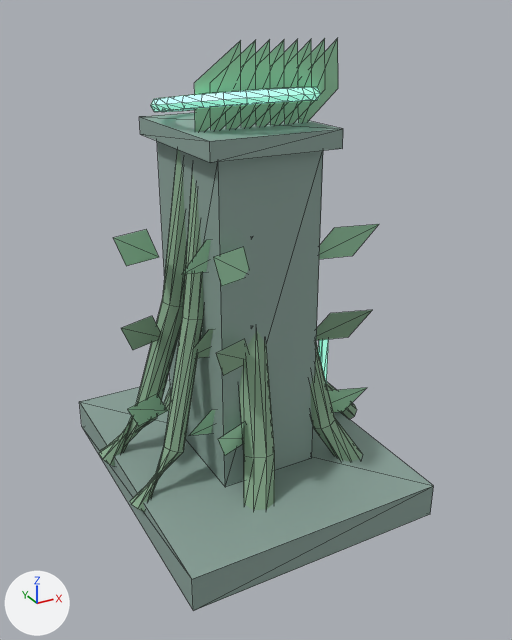
Two versions of the glTF model public/models/midground/verdant-root-tower.glb, one commit apart.
Camera for both pictures: a 50 mm lens placed at (-3.47, -6.75, 5.38), pointed at (0.07, -0.31, 2.16). The axes (+X, +Y, +Z) are drawn at lower left. The lights are the same throughout. The picture after the commit comes second. Mesh edges are drawn as thin lines. Vertices at exactly the same position are counted once.

Before the edit, the objects in view are built like this:
```python
me_verdant_rooting_memory_spire = bpy.data.meshes.new('Verdant rooting memory spire')
me_verdant_rooting_memory_spire.from_pydata(...)  # 534 vertices, 754 faces; spans x -1.64..1.79, y -1.9..1.9, z 0.01..5.12
# faces by material slot: [36, 350, 44, 324]
me_verdant_rooting_memory_spire.materials.append(mat_oxided_structural_alloy)  # grey #97afa7
me_verdant_rooting_memory_spire.materials.append(mat_old_living_vines)  # greyish green #8bae90
me_verdant_rooting_memory_spire.materials.append(mat_foliage_blades)  # green #a9ddb7
me_verdant_rooting_memory_spire.materials.append(mat_spore_lamps)  # green #bff3db, glowing green #69c5ac
ob_verdant_rooting_memory_spire = bpy.data.objects.new('Verdant rooting memory spire', me_verdant_rooting_memory_spire)
ob_verdant_rooting_memory_spire.location = (0.0, 0.0, 0.0)
```
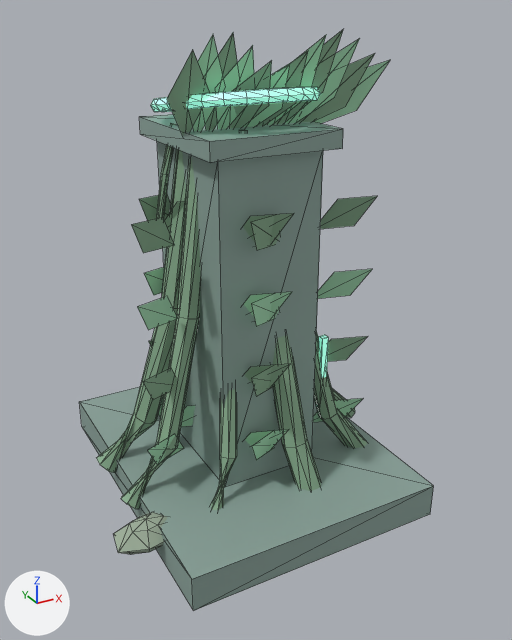
Boxes (x1, y1, x2, y2) around the edits, measured in the pictures (512 x 640 px):
'Verdant rooting memory spire', reshaped
    before: (79, 38, 434, 611)
    after: (79, 30, 434, 611)
part 1 of me_verdant_rooting_memory_spire, rebuilt (8% wider)
    before: (130, 171, 204, 512)
    after: (121, 156, 201, 509)
part 2 of me_verdant_rooting_memory_spire, rebuilt (mostly hidden)
    before: (316, 342, 357, 419)
    after: (332, 388, 355, 418)
part 3 of me_verdant_rooting_memory_spire, rebuilt
    before: (99, 150, 186, 466)
    after: (97, 149, 186, 473)
part 4 of me_verdant_rooting_memory_spire, rebuilt
    before: (310, 345, 363, 462)
    after: (314, 332, 368, 448)
part 5 of me_verdant_rooting_memory_spire, rebuilt (not visible afterwards)
    before: (164, 388, 171, 411)
part 6 of me_verdant_rooting_memory_spire, rebuilt
    before: (239, 331, 275, 510)
    after: (210, 389, 237, 510)
part 7 of me_verdant_rooting_memory_spire, rebuilt
    before: (194, 40, 241, 131)
    after: (205, 33, 237, 130)
part 8 of me_verdant_rooting_memory_spire, rebuilt (13% narrower, 8% shorter)
    before: (211, 40, 256, 130)
    after: (215, 46, 254, 129)
part 9 of me_verdant_rooting_memory_spire, rebuilt (24% shorter)
    before: (226, 40, 270, 129)
    after: (230, 61, 272, 128)
part 10 of me_verdant_rooting_memory_spire, rebuilt (9% wider, 27% shorter)
    before: (241, 40, 284, 128)
    after: (243, 63, 290, 127)
part 11 of me_verdant_rooting_memory_spire, rebuilt
    before: (256, 39, 298, 126)
    after: (256, 51, 308, 126)
part 12 of me_verdant_rooting_memory_spire, rebuilt (45% wider)
    before: (271, 39, 312, 125)
    after: (266, 35, 326, 125)
part 13 of me_verdant_rooting_memory_spire, rebuilt (71% wider, 9% taller)
    before: (285, 38, 325, 124)
    after: (274, 30, 343, 124)
part 14 of me_verdant_rooting_memory_spire, rebuilt (90% wider)
    before: (299, 38, 338, 123)
    after: (285, 38, 360, 123)
part 15 of me_verdant_rooting_memory_spire, deleted
    before: (121, 224, 379, 456)
part 16 of me_verdant_rooting_memory_spire, built on
    before: (113, 229, 249, 286)
    after: (114, 35, 390, 555)

Patch to the scene script:
```diff
--- a/public/models/midground/verdant-root-tower.glb.py
+++ b/public/models/midground/verdant-root-tower.glb.py
@@ me_verdant_rooting_memory_spire @@
-me_verdant_rooting_memory_spire.from_pydata(...)  # 534 vertices, 754 faces; spans x -1.64..1.79, y -1.9..1.9, z 0.01..5.12
+me_verdant_rooting_memory_spire.from_pydata(...)  # 779 vertices, 1056 faces; spans x -1.97..1.77, y -1.9..1.9, z 0.01..5.2
+# me_verdant_rooting_memory_spire part 1: the loose piece of 32 vertices spanning x -1.62..-0.3, y -0.65..-0.04, z 0.24..4.27 is rebuilt with 28 vertices and now spans x -1.69..-0.31, y -0.54..0.0, z 0.24..4.27
+# me_verdant_rooting_memory_spire part 2: the loose piece of 32 vertices spanning x 0.34..1.79, y -0.12..0.12, z 0.24..4.27 is rebuilt with 28 vertices and now spans x 0.36..1.77, y -0.09..0.1, z 0.25..4.26
+# me_verdant_rooting_memory_spire part 3: the loose piece of 32 vertices spanning x -1.64..-0.27, y 0.01..0.68, z 0.22..4.27 is rebuilt with 28 vertices and now spans x -1.7..-0.29, y -0.01..0.56, z 0.22..4.27
+# me_verdant_rooting_memory_spire part 4: the loose piece of 32 vertices spanning x 0.14..1.19, y -1.09..-0.13, z 0.24..4.27 is rebuilt with 28 vertices and now spans x 0.23..1.4, y -0.9..-0.11, z 0.25..4.27
+# me_verdant_rooting_memory_spire part 5: the loose piece of 32 vertices spanning x -0.55..0.08, y 0.17..1.36, z 0.25..4.27 is rebuilt with 28 vertices and now spans x -0.94..-0.13, y 0.22..1.15, z 0.27..4.26
+# me_verdant_rooting_memory_spire part 6: the loose piece of 32 vertices spanning x -0.55..0.08, y -1.36..-0.17, z 0.25..4.27 is rebuilt with 28 vertices and now spans x -0.93..-0.13, y -1.15..-0.21, z 0.27..4.26
+# me_verdant_rooting_memory_spire part 7: the loose piece of 4 vertices spanning x -0.68..-0.21, y -0.7..-0.3, z 4.2..5.12 is rebuilt with 4 vertices and now spans x -0.62..-0.18, y -0.65..-0.28, z 4.2..5.19, in mat_old_living_vines (greyish green #8bae90)
+# me_verdant_rooting_memory_spire part 8: the loose piece of 4 vertices spanning x -0.52..-0.05, y -0.7..-0.3, z 4.2..5.12 is rebuilt with 4 vertices and now spans x -0.46..-0.03, y -0.65..-0.28, z 4.2..5.07
+# me_verdant_rooting_memory_spire part 9: the loose piece of 4 vertices spanning x -0.37..0.12, y -0.7..-0.3, z 4.2..5.12 is rebuilt with 4 vertices and now spans x -0.29..0.13, y -0.65..-0.28, z 4.2..4.94, in mat_old_living_vines (greyish green #8bae90)
+# me_verdant_rooting_memory_spire part 10: the loose piece of 4 vertices spanning x -0.21..0.28, y -0.7..-0.3, z 4.2..5.12 is rebuilt with 4 vertices and now spans x -0.12..0.28, y -0.65..-0.28, z 4.2..4.91
+# me_verdant_rooting_memory_spire part 11: the loose piece of 4 vertices spanning x -0.05..0.44, y -0.7..-0.3, z 4.2..5.12 is rebuilt with 4 vertices and now spans x 0.02..0.45, y -0.65..-0.28, z 4.2..5.01, in mat_old_living_vines (greyish green #8bae90)
+# me_verdant_rooting_memory_spire part 12: the loose piece of 4 vertices spanning x 0.11..0.6, y -0.7..-0.3, z 4.2..5.12 is rebuilt with 4 vertices and now spans x 0.14..0.65, y -0.65..-0.28, z 4.2..5.15
+# me_verdant_rooting_memory_spire part 13: the loose piece of 4 vertices spanning x 0.27..0.76, y -0.7..-0.3, z 4.2..5.12 is rebuilt with 4 vertices and now spans x 0.26..0.85, y -0.65..-0.28, z 4.2..5.2, in mat_old_living_vines (greyish green #8bae90)
+# me_verdant_rooting_memory_spire part 14: the loose piece of 4 vertices spanning x 0.43..0.92, y -0.7..-0.3, z 4.2..5.12 is rebuilt with 4 vertices and now spans x 0.38..1.05, y -0.65..-0.28, z 4.2..5.11
+# me_verdant_rooting_memory_spire part 15: 13 loose pieces with 52 vertices, spanning x -1.45..1.16, y -1.15..0.7, z 0.9..3.3, are deleted
+# me_verdant_rooting_memory_spire part 16: 32 vertices removed from x -1.45..0.9, y -1.15..0.7, z 1.88..3.3; 357 vertices added at x -1.97..1.77, y -1.62..1.35, z 0.16..5.18
+# other edits to the shape of me_verdant_rooting_memory_spire do not show in these pictures
 me_verdant_rooting_memory_spire.materials.append(mat_oxided_structural_alloy)
@@ me_verdant_rooting_memory_spire @@
 me_verdant_rooting_memory_spire.materials.append(mat_spore_lamps)
+me_verdant_rooting_memory_spire.materials.append(mat_mossy_boulder)  # grey #a0b19c
```
